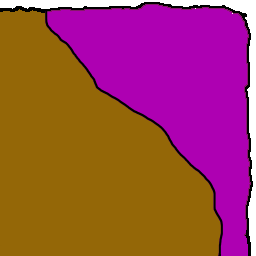
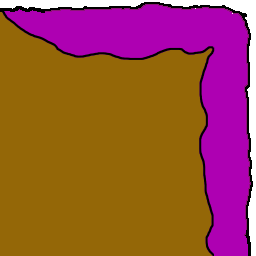
Before/after of a 256x256 layered artwork. What changed in the layer stack:
renamed "2" to "Layer 1", hid it, painted on it over [2, 4, 251, 256]
painted on "NDL Left" over [2, 4, 251, 256]
